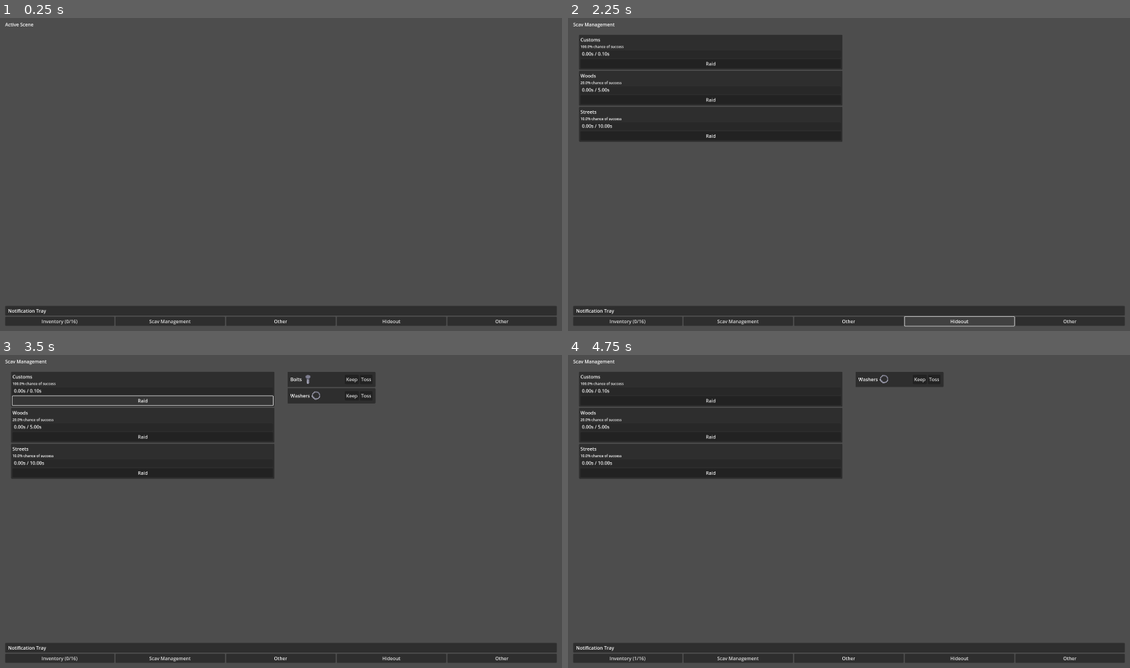
Above: before the commit, frames 1-4 (two rows, left to right).
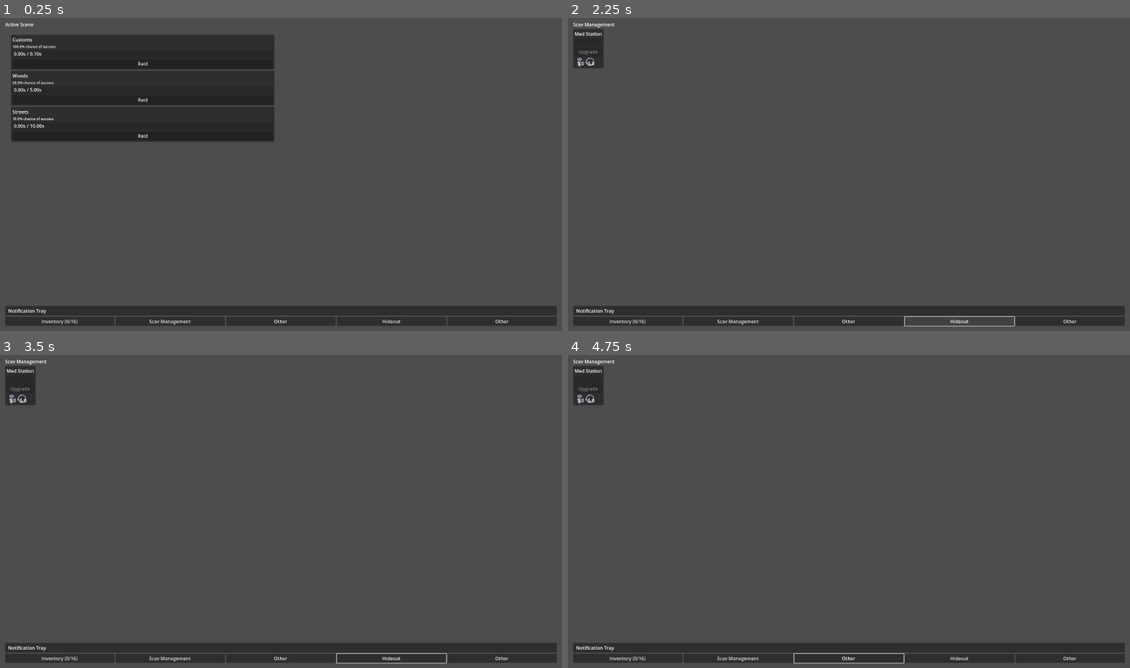
Above: after the commit, the same moments.

Repository: leestran1995/incremental-extraction-shooter
Game: Godot game, scene res://main.tscn
The game is run twice, just before and just after one commit, with the same random seed, the same clock (stepped at 60 frames per second) and the same inputs.
Inputs (mouse positions are in pixels of both pictures, inside the frame that each line leads up to):
- Up to frame 1 (0.25 s): no input
- Up to frame 2 (2.25 s): click "Inventory (0/16)" at 0.5 s; click "Scav Management" at 1.25 s; click "Hideout" at 2 s
- Up to frame 3 (3.5 s): click (140, 401) at 2.75 s, where only the run before the commit has a clickable "Raid"
- Up to frame 4 (4.75 s): click "Other" at 3.5 s; click (922, 380) at 4.25 s, where only the run before the commit has a clickable "Keep"

The runs differ from the first frame. In frame 1, 15% of the frame differs, in the area x 2-49%, y 5-40%; in frame 2, 15%; in frame 3, 16%; in frame 4, 16%, in the area x 1-67%, y 3-99%.

Commit message:
lots more stuff

Diff:
--- a/notification_widget_container.tscn
+++ b/autoloads/notification_widget_container.tscn
@@ -1,6 +1,6 @@
 [gd_scene load_steps=2 format=3 uid="uid://c58xqnk3mpjs7"]
 
-[ext_resource type="Script" uid="uid://oewpwch7fksd" path="res://notification_widget_container.gd" id="1_42sn7"]
+[ext_resource type="Script" uid="uid://oewpwch7fksd" path="res://autoloads/notification_widget_container.gd" id="1_42sn7"]
 
 [node name="NotificationWidgetContainer" type="PanelContainer"]
 script = ExtResource("1_42sn7")
--- a/player_inventory.gd
+++ b/autoloads/player_inventory.gd
@@ -27,3 +27,8 @@
 
 	player_inventory_updated.emit()
 	return true
+
+func has_items(item_name: String, quantity: int):
+	var filtered = items.filter(func(i): return i == item_name)
+	var q = filtered.size()
+	return q >= quantity
--- /dev/null
+++ b/autoloads/tooltip.gd
@@ -0,0 +1,21 @@
+extends Control
+@onready var tooltip_label: Label = $TooltipContainer/MarginContainer/TooltipLabel
+
+# Called when the node enters the scene tree for the first time.
+func _ready() -> void:
+	hide()
+	pass # Replace with function body.
+
+# Called every frame. 'delta' is the elapsed time since the previous frame.
+func _process(delta: float) -> void:
+	var offset = Vector2(0, -size.y - 3)
+	if visible:
+		global_position = get_global_mouse_position() + offset
+	pass
+
+func show_tooltip(t: String):
+	tooltip_label.text = t
+	show()
+
+func clear_tooltip():
+	hide()
--- /dev/null
+++ b/autoloads/tooltip.tscn
@@ -0,0 +1,31 @@
+[gd_scene load_steps=3 format=3 uid="uid://becexp4nucvmc"]
+
+[ext_resource type="Script" uid="uid://rkb5n1fev6rq" path="res://autoloads/tooltip.gd" id="1_gwequ"]
+
+[sub_resource type="StyleBoxFlat" id="StyleBoxFlat_gwequ"]
+bg_color = Color(0.09411765, 0.09411765, 0.09411765, 0.7019608)
+
+[node name="Tooltip" type="Control"]
+z_index = 256
+layout_mode = 3
+anchors_preset = 0
+offset_right = 40.0
+offset_bottom = 40.0
+script = ExtResource("1_gwequ")
+
+[node name="TooltipContainer" type="PanelContainer" parent="."]
+layout_mode = 0
+offset_right = 40.0
+offset_bottom = 40.0
+theme_override_styles/panel = SubResource("StyleBoxFlat_gwequ")
+
+[node name="MarginContainer" type="MarginContainer" parent="TooltipContainer"]
+layout_mode = 2
+theme_override_constants/margin_left = 5
+theme_override_constants/margin_top = 5
+theme_override_constants/margin_right = 5
+theme_override_constants/margin_bottom = 5
+
+[node name="TooltipLabel" type="Label" parent="TooltipContainer/MarginContainer"]
+layout_mode = 2
+text = "TooltipLabel"
--- /dev/null
+++ b/data/furniture/med_station.json
@@ -0,0 +1,23 @@
+{
+	"name": "Med Station",
+	"upgrade_items": [
+		{
+			"item": "Bolts",
+			"quantity": 5
+		},
+		{
+			"item": "Washers",
+			"quantity": 5
+		}
+	],
+	"recipes": [
+		{
+			"level_required": 1,
+			"result": "Coffee",
+			"ingredients": [
+				"Bolts",
+				"Washers"
+			]
+		}
+	]
+}
--- a/main.gd
+++ b/main.gd
@@ -3,6 +3,7 @@
 @onready var inventory_button: Button = $MarginContainer/VBoxContainer/NavButtonContainer/InventoryButton
 @onready var inventory_scene_container: HBoxContainer = $MarginContainer/VBoxContainer/InventorySceneContainer
 @onready var active_scene_label: Label = $MarginContainer/VBoxContainer/ActiveSceneLabel
+@onready var hideout_scene_container: HBoxContainer = $MarginContainer/VBoxContainer/HideoutSceneContainer
 
 
 # Called when the node enters the scene tree for the first time.
@@ -17,14 +18,23 @@
 func _on_other_button_pressed() -> void:
 	Engine.time_scale = 10.0
 
+func hide_all():
+	hideout_scene_container.hide()
+	inventory_scene_container.hide()
+	scav_raid_scene_container.hide()
 
 func _on_scav_management_button_pressed() -> void:
 	active_scene_label.text = "Scav Management"
+	hide_all()
 	scav_raid_scene_container.show()
-	inventory_scene_container.hide()
 
 
 func _on_inventory_button_pressed() -> void:
 	active_scene_label.text = "Inventory"
-	scav_raid_scene_container.hide()
+	hide_all()
 	inventory_scene_container.show()
+
+
+func _on_hideout_pressed() -> void:
+	hide_all()
+	hideout_scene_container.show()
--- a/main.tscn
+++ b/main.tscn
@@ -1,11 +1,13 @@
-[gd_scene load_steps=7 format=3 uid="uid://dauioimyabj8d"]
+[gd_scene load_steps=9 format=3 uid="uid://dauioimyabj8d"]
 
 [ext_resource type="Script" uid="uid://dseaeq0fayk8v" path="res://main.gd" id="1_h2yge"]
 [ext_resource type="PackedScene" uid="uid://xm5ei6ndby1w" path="res://scenes/scav_raid_scene.tscn" id="1_ig7tw"]
 [ext_resource type="PackedScene" uid="uid://bll31nrbg36sf" path="res://scenes/scav_raid_result/scav_raid_result_scene.tscn" id="2_0xm2m"]
-[ext_resource type="PackedScene" uid="uid://c58xqnk3mpjs7" path="res://notification_widget_container.tscn" id="4_1bvp3"]
-[ext_resource type="PackedScene" uid="uid://q60p3b30gesp" path="res://scenes/inventory_scene.tscn" id="4_7mycd"]
-[ext_resource type="Script" uid="uid://b0swmkoi06smm" path="res://inventory_button.gd" id="5_lquwl"]
+[ext_resource type="PackedScene" uid="uid://c58xqnk3mpjs7" path="res://autoloads/notification_widget_container.tscn" id="4_1bvp3"]
+[ext_resource type="PackedScene" uid="uid://q60p3b30gesp" path="res://scenes/inventory/inventory_scene.tscn" id="4_7mycd"]
+[ext_resource type="Script" uid="uid://b0swmkoi06smm" path="res://scenes/inventory/inventory_button.gd" id="5_lquwl"]
+[ext_resource type="PackedScene" uid="uid://cimy4vgy7tfn7" path="res://scenes/hideout/hideout_scene.tscn" id="6_5vw27"]
+[ext_resource type="PackedScene" uid="uid://becexp4nucvmc" path="res://autoloads/tooltip.tscn" id="7_272bh"]
 
 [node name="Main" type="Control"]
 layout_mode = 3
@@ -15,6 +17,9 @@
 grow_horizontal = 2
 grow_vertical = 2
 script = ExtResource("1_h2yge")
+
+[node name="Tooltip" parent="." instance=ExtResource("7_272bh")]
+layout_mode = 0
 
 [node name="MarginContainer" type="MarginContainer" parent="."]
 layout_mode = 1
@@ -36,7 +41,6 @@
 text = "Active Scene"
 
 [node name="ScavRaidSceneContainer" type="HBoxContainer" parent="MarginContainer/VBoxContainer"]
-visible = false
 layout_mode = 2
 size_flags_vertical = 3
 alignment = 1
@@ -50,6 +54,7 @@
 size_flags_horizontal = 3
 
 [node name="InventorySceneContainer" type="HBoxContainer" parent="MarginContainer/VBoxContainer"]
+visible = false
 layout_mode = 2
 size_flags_vertical = 3
 alignment = 1
@@ -57,6 +62,14 @@
 [node name="InventoryScene" parent="MarginContainer/VBoxContainer/InventorySceneContainer" instance=ExtResource("4_7mycd")]
 layout_mode = 2
 size_flags_horizontal = 3
+
+[node name="HideoutSceneContainer" type="HBoxContainer" parent="MarginContainer/VBoxContainer"]
+visible = false
+layout_mode = 2
+size_flags_vertical = 3
+
+[node name="HideoutScene" parent="MarginContainer/VBoxContainer/HideoutSceneContainer" instance=ExtResource("6_5vw27")]
+layout_mode = 2
 
 [node name="NotificationWidgetContainer" parent="MarginContainer/VBoxContainer" instance=ExtResource("4_1bvp3")]
 layout_mode = 2
@@ -93,3 +106,4 @@
 [connection signal="pressed" from="MarginContainer/VBoxContainer/NavButtonContainer/InventoryButton" to="." method="_on_inventory_button_pressed"]
 [connection signal="pressed" from="MarginContainer/VBoxContainer/NavButtonContainer/ScavManagementButton" to="." method="_on_scav_management_button_pressed"]
 [connection signal="pressed" from="MarginContainer/VBoxContainer/NavButtonContainer/OtherButton" to="." method="_on_other_button_pressed"]
+[connection signal="pressed" from="MarginContainer/VBoxContainer/NavButtonContainer/Hideout" to="." method="_on_hideout_pressed"]
--- a/map.gd
+++ b/map.gd
@@ -1,6 +1,5 @@
 extends Control
 
-const CUSTOMS_DATA: Resource = preload("res://data/maps/customs_data.json")
 @onready var raid_progress_bar: ProgressBar = %RaidProgressBar
 @onready var map_label: Label = %MapLabel
 @onready var success_chance_label: Label = %SuccessChanceLabel
--- a/project.godot
+++ b/project.godot
@@ -18,9 +18,10 @@
 [autoload]
 
 ScavRaidHandler="*res://scav_raid_handler.gd"
-PlayerInventory="*res://player_inventory.gd"
-ItemHandler="*res://item_handler.gd"
-NotificationHandler="*res://notification_handler.gd"
+PlayerInventory="*res://autoloads/player_inventory.gd"
+ItemHandler="*res://autoloads/item_handler.gd"
+NotificationHandler="*res://autoloads/notification_handler.gd"
+Tooltip="*res://autoloads/tooltip.tscn"
 
 [display]
 
--- /dev/null
+++ b/scenes/hideout/furniture.gd
@@ -0,0 +1,35 @@
+extends PanelContainer
+@onready var furniture_label: Label = %FurnitureLabel
+@onready var upgrade_items_container: HBoxContainer = $MarginContainer/VBoxContainer/UpgradeItemsContainer
+@onready var upgrade_button: Button = %UpgradeButton
+const UPGRADE_ICON = preload("uid://c840qabchryhq")
+
+var upgrade_items: Array[Dictionary]
+
+# Called when the node enters the scene tree for the first time.
+func _ready() -> void:
+	pass
+
+func setup(furniture_file: Resource):
+	var as_data = furniture_file.data
+	var name = as_data.get("name")
+	furniture_label.text = name
+
+	for i in as_data.get("upgrade_items"):
+		var child = UPGRADE_ICON.instantiate()
+		upgrade_items_container.add_child(child)
+		child.setup(i)
+		upgrade_items.append(i)
+
+	upgrade_button.disabled = true
+
+# Called every frame. 'delta' is the elapsed time since the previous frame.
+func _process(delta: float) -> void:
+	var can_upgrade = true
+	for i in upgrade_items:
+		var has_enough = PlayerInventory.has_items(i.get("item"), i.get("quantity"))
+		if not has_enough:
+			can_upgrade = false
+			upgrade_button.disabled = true
+	if can_upgrade:
+		upgrade_button.disabled = false
--- /dev/null
+++ b/scenes/hideout/furniture_container.tscn
@@ -0,0 +1,49 @@
+[gd_scene load_steps=2 format=3 uid="uid://bpur66is21hpd"]
+
+[ext_resource type="Script" uid="uid://cvis05cj0tl8y" path="res://scenes/hideout/furniture.gd" id="1_5sii8"]
+
+[node name="FurnitureContainer" type="PanelContainer"]
+script = ExtResource("1_5sii8")
+
+[node name="MarginContainer" type="MarginContainer" parent="."]
+layout_mode = 2
+theme_override_constants/margin_left = 5
+theme_override_constants/margin_top = 5
+theme_override_constants/margin_right = 5
+theme_override_constants/margin_bottom = 5
+
+[node name="VBoxContainer" type="VBoxContainer" parent="MarginContainer"]
+layout_mode = 2
+
+[node name="FurnitureLabel" type="Label" parent="MarginContainer/VBoxContainer"]
+unique_name_in_owner = true
+layout_mode = 2
+text = "Default Furniture Label"
+
+[node name="CraftingProgressBar" type="ProgressBar" parent="MarginContainer/VBoxContainer"]
+unique_name_in_owner = true
+custom_minimum_size = Vector2(0, 26.55)
+layout_mode = 2
+show_percentage = false
+
+[node name="MarginContainer" type="MarginContainer" parent="MarginContainer/VBoxContainer/CraftingProgressBar"]
+layout_mode = 0
+offset_right = 1.0
+offset_bottom = 23.0
+theme_override_constants/margin_left = 5
+
+[node name="ProgressBarLabel" type="Label" parent="MarginContainer/VBoxContainer/CraftingProgressBar/MarginContainer"]
+unique_name_in_owner = true
+layout_mode = 2
+
+[node name="UpgradeButton" type="Button" parent="MarginContainer/VBoxContainer"]
+unique_name_in_owner = true
+layout_mode = 2
+text = "Upgrade"
+
+[node name="MapRaidTimer" type="Timer" parent="MarginContainer/VBoxContainer"]
+unique_name_in_owner = true
+one_shot = true
+
+[node name="UpgradeItemsContainer" type="HBoxContainer" parent="MarginContainer/VBoxContainer"]
+layout_mode = 2
--- /dev/null
+++ b/scenes/hideout/hideout_scene.gd
@@ -0,0 +1,18 @@
+extends Control
+const FURNITURE_CONTAINER = preload("uid://bpur66is21hpd")
+
+const HIDEOUT_FILES = [
+	preload("res://data/furniture/med_station.json")
+]
+
+# Called when the node enters the scene tree for the first time.
+func _ready() -> void:
+	for f in HIDEOUT_FILES:
+		var furniture = FURNITURE_CONTAINER.instantiate()
+		add_child(furniture)
+		furniture.setup(f)
+
+
+# Called every frame. 'delta' is the elapsed time since the previous frame.
+func _process(delta: float) -> void:
+	pass
--- /dev/null
+++ b/scenes/hideout/hideout_scene.tscn
@@ -0,0 +1,18 @@
+[gd_scene load_steps=3 format=3 uid="uid://cimy4vgy7tfn7"]
+
+[ext_resource type="Script" uid="uid://yhkxip23tq3a" path="res://scenes/hideout/hideout_scene.gd" id="1_l1gd4"]
+[ext_resource type="PackedScene" uid="uid://bpur66is21hpd" path="res://scenes/hideout/furniture_container.tscn" id="2_hxrw4"]
+
+[node name="HideoutScene" type="Control"]
+layout_mode = 3
+anchors_preset = 0
+script = ExtResource("1_l1gd4")
+
+[node name="VBoxContainer" type="VBoxContainer" parent="."]
+layout_mode = 0
+offset_right = 40.0
+offset_bottom = 40.0
+
+[node name="FurnitureContainer" parent="VBoxContainer" instance=ExtResource("2_hxrw4")]
+visible = false
+layout_mode = 2
--- /dev/null
+++ b/scenes/hideout/upgrade_icon.gd
@@ -0,0 +1,30 @@
+extends TextureRect
+@onready var texture_rect: TextureRect = $"."
+@onready var quantity: Label = $Quantity
+
+var item_name: String
+var mouse_hovering: bool = false
+# Called when the node enters the scene tree for the first time.
+func _ready() -> void:
+	pass # Replace with function body.
+
+func setup(i: Dictionary):
+	item_name = i.get("item")
+	var image = ItemHandler.get_image_for_item(i.get("item"))
+	var loaded = load(image)
+	texture = loaded
+	quantity.text = str(i.get("quantity"))
+
+# Called every frame. 'delta' is the elapsed time since the previous frame.
+func _process(delta: float) -> void:
+	pass
+
+func _on_mouse_entered() -> void:
+	Tooltip.show_tooltip(item_name)
+	if not mouse_hovering:
+		mouse_hovering = true
+
+func _on_mouse_exited() -> void:
+	Tooltip.clear_tooltip()
+	if mouse_hovering:
+		mouse_hovering = false
--- /dev/null
+++ b/scenes/hideout/upgrade_icon.tscn
@@ -0,0 +1,25 @@
+[gd_scene load_steps=3 format=3 uid="uid://c840qabchryhq"]
+
+[ext_resource type="Texture2D" uid="uid://dxso08l3rxpxj" path="res://images/bolts.png" id="1_g262q"]
+[ext_resource type="Script" uid="uid://dnlk0oc8njw5h" path="res://scenes/hideout/upgrade_icon.gd" id="2_2h5pl"]
+
+[node name="TextureRect" type="TextureRect"]
+texture = ExtResource("1_g262q")
+script = ExtResource("2_2h5pl")
+
+[node name="Quantity" type="Label" parent="."]
+layout_mode = 1
+anchors_preset = 3
+anchor_left = 1.0
+anchor_top = 1.0
+anchor_right = 1.0
+anchor_bottom = 1.0
+offset_left = -40.0
+offset_top = -23.0
+grow_horizontal = 0
+grow_vertical = 0
+text = "3"
+horizontal_alignment = 2
+
+[connection signal="mouse_entered" from="." to="." method="_on_mouse_entered"]
+[connection signal="mouse_exited" from="." to="." method="_on_mouse_exited"]
--- a/scenes/inventory_entry.gd
+++ b/scenes/inventory/inventory_entry.gd
@@ -1,17 +1,8 @@
 extends Control
 @onready var inventory_entry_texture_rect: TextureRect = %InventoryEntryTextureRect
 @onready var inventory_entry_color_rect: ColorRect = %InventoryEntryColorRect
-@onready var panel_container: PanelContainer = $PanelContainer
-@onready var entry_name_popup_label: Label = %EntryNamePopupLabel
-@onready var entry_name_popup: PanelContainer = %EntryNamePopup
 
-var mouse_hovering: bool = false:
-	set(new_value):
-		mouse_hovering = new_value
-		if mouse_hovering:
-			entry_name_popup.show()
-		else:
-			entry_name_popup.hide()
+var mouse_hovering: bool = false
 
 var image_path: String:
 	set(new_value):
@@ -24,7 +15,6 @@
 var item_name: String:
 	set(new_value):
 		item_name = new_value
-		entry_name_popup_label.text = item_name
 
 var invy_index: int
 
@@ -32,7 +22,6 @@
 
 # Called when the node enters the scene tree for the first time.
 func _ready() -> void:
-	entry_name_popup.hide()
 	pass # Replace with function body.
 
 # Called every frame. 'delta' is the elapsed time since the previous frame.
@@ -50,10 +39,12 @@
 				PlayerInventory.remove_item(invy_index)
 
 func _on_mouse_entered() -> void:
+	Tooltip.show_tooltip(item_name)
 	if not mouse_hovering:
 		mouse_hovering = true
 
 func _on_mouse_exited() -> void:
+	Tooltip.clear_tooltip()
 	right_click_down = false
 	if mouse_hovering:
 		mouse_hovering = false
--- a/scenes/inventory_entry.tscn
+++ b/scenes/inventory/inventory_entry.tscn
@@ -1,8 +1,7 @@
-[gd_scene load_steps=4 format=3 uid="uid://ddsn42ctjj33v"]
+[gd_scene load_steps=3 format=3 uid="uid://ddsn42ctjj33v"]
 
-[ext_resource type="Script" uid="uid://c824c7kn66pat" path="res://scenes/inventory_entry.gd" id="1_53sba"]
+[ext_resource type="Script" uid="uid://c824c7kn66pat" path="res://scenes/inventory/inventory_entry.gd" id="1_53sba"]
 [ext_resource type="Texture2D" uid="uid://dxso08l3rxpxj" path="res://images/bolts.png" id="2_53sba"]
-[ext_resource type="Script" uid="uid://dlrtko581v7ra" path="res://scenes/popup_control.gd" id="3_qu4uu"]
 
 [node name="InventoryEntry" type="PanelContainer"]
 offset_right = 32.0
@@ -21,18 +20,5 @@
 mouse_filter = 2
 color = Color(1, 1, 1, 0)
 
-[node name="CenterContainer" type="CenterContainer" parent="."]
-layout_mode = 2
-script = ExtResource("3_qu4uu")
-
-[node name="EntryNamePopup" type="PanelContainer" parent="CenterContainer"]
-unique_name_in_owner = true
-layout_mode = 2
-
-[node name="EntryNamePopupLabel" type="Label" parent="CenterContainer/EntryNamePopup"]
-unique_name_in_owner = true
-layout_mode = 2
-text = "Popup Label"
-
 [connection signal="mouse_entered" from="." to="." method="_on_mouse_entered"]
 [connection signal="mouse_exited" from="." to="." method="_on_mouse_exited"]
--- a/scenes/inventory_scene.gd
+++ b/scenes/inventory/inventory_scene.gd
@@ -23,7 +23,6 @@
 	var index = 0
 
 	for i in items:
-		print("drawing item")
 		var new_entry = INVENTORY_ENTRY.instantiate()
 		grid_container.add_child(new_entry)
 
--- a/scenes/inventory_scene.tscn
+++ b/scenes/inventory/inventory_scene.tscn
@@ -1,6 +1,6 @@
 [gd_scene load_steps=2 format=3 uid="uid://q60p3b30gesp"]
 
-[ext_resource type="Script" uid="uid://dimge3ac2kexw" path="res://scenes/inventory_scene.gd" id="1_o12kf"]
+[ext_resource type="Script" uid="uid://dimge3ac2kexw" path="res://scenes/inventory/inventory_scene.gd" id="1_o12kf"]
 
 [node name="InventoryScene" type="Control"]
 layout_mode = 3
Renamed: item_handler.gd -> autoloads/item_handler.gd
Renamed: item_handler.gd.uid -> autoloads/item_handler.gd.uid
Renamed: notification_handler.gd -> autoloads/notification_handler.gd
Renamed: notification_handler.gd.uid -> autoloads/notification_handler.gd.uid
Renamed: notification_widget_container.gd -> autoloads/notification_widget_container.gd
Renamed: notification_widget_container.gd.uid -> autoloads/notification_widget_container.gd.uid
Renamed: player_inventory.gd.uid -> autoloads/player_inventory.gd.uid
Not shown, added: autoloads/tooltip.gd.uid
Not shown, added: scenes/hideout/furniture.gd.uid
Not shown, added: scenes/hideout/hideout_scene.gd.uid
Not shown, added: scenes/hideout/upgrade_icon.gd.uid
Renamed: inventory_button.gd -> scenes/inventory/inventory_button.gd
(and 5 more such lines)
